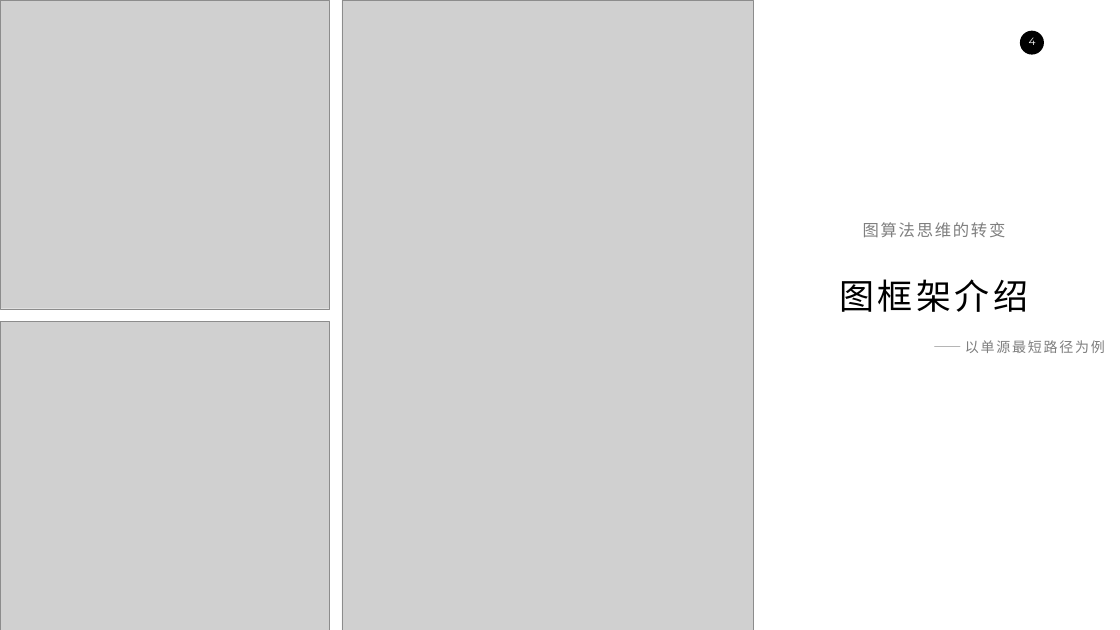
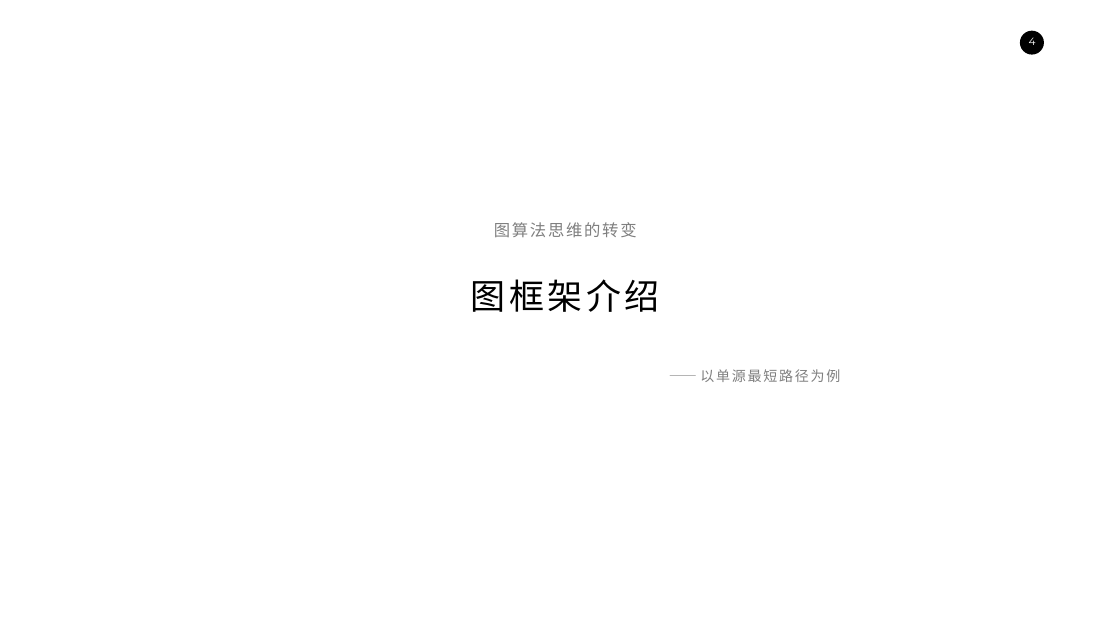
Before and after one commit to 1054096100/AoPi.github.io, a slide deck: slide 4 of slides/缺失信息对图计算迭代过程的影响.pptx. Drawn at 1120x630 pixels with LibreOffice and Linux fonts; fonts in the diff are those of the drawing; grey boxes stand for pictures. Boxes give left, top, right and bottom in pixels: in the first picture for what was removed or moved away, otherwise in the second. Text is boxed around its words. In the diff, an @@ line names an element or a change of style, - is before the commit and + after.

Commit message:
ppt update

```diff
--- a/slides/缺失信息对图计算迭代过程的影响.pptx
+++ b/slides/缺失信息对图计算迭代过程的影响.pptx
@@ picture removed at (x1=0, y1=0, x2=329, y2=309) @@
@@ picture removed at (x1=342, y1=0, x2=753, y2=630) @@
@@ text "图算法思维的转变" moved from (x1=863, y1=222, x2=1006, y2=237) to (x1=494, y1=222, x2=637, y2=237) @@
@@ text "图框架介绍" moved from (x1=839, y1=279, x2=1028, y2=312) to (x1=471, y1=279, x2=660, y2=312) @@
@@ picture removed at (x1=0, y1=321, x2=329, y2=630) @@
@@ text "——以单源最短路径为例" moved from (x1=965, y1=340, x2=1105, y2=353) to (x1=700, y1=369, x2=840, y2=382) @@
```
Also in this commit, not shown: 1 other slide changed, 1 slide added.
